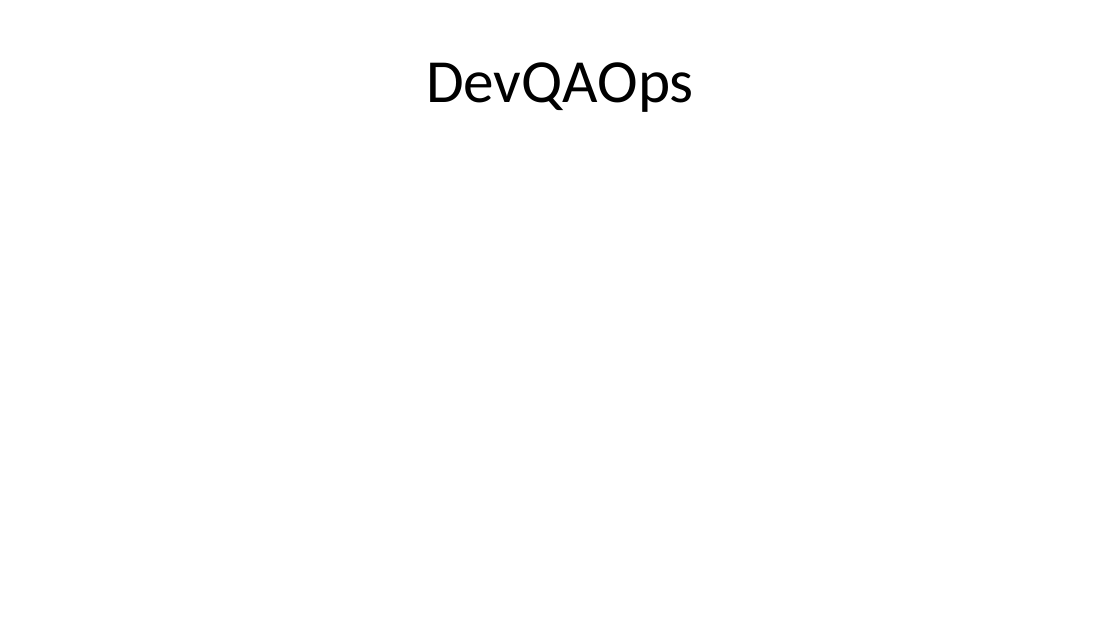
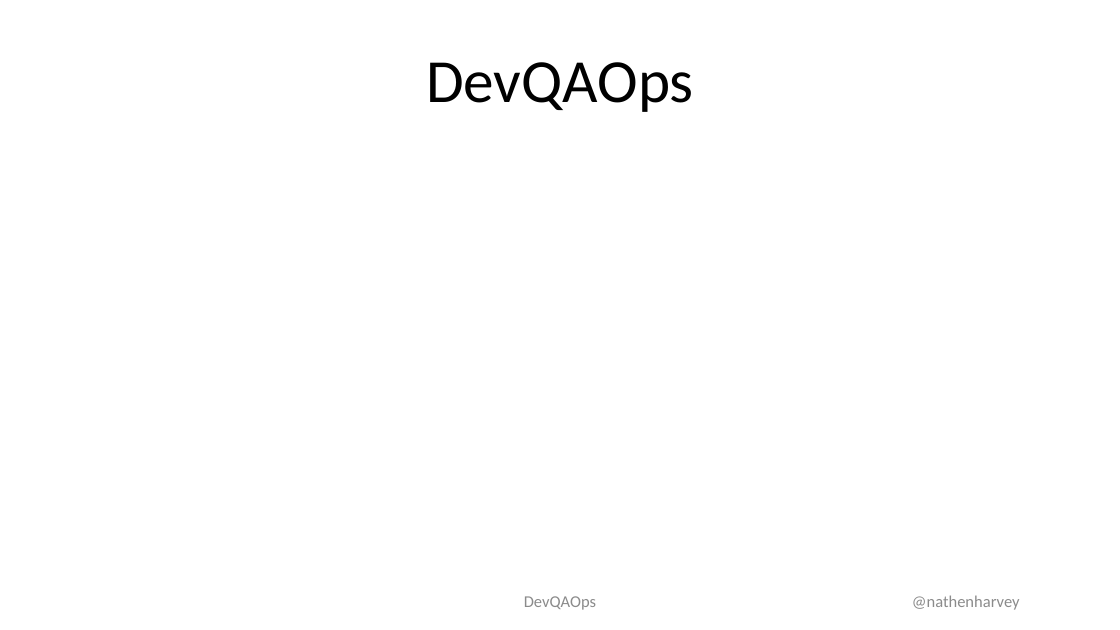
Before and after one commit to nathenharvey/devopsdays-austin-2016-presentations, a slide deck: slide 7 of Rugged Enterprise DevSecNetQAGovOps - Nathen Harvey - Ignite.pptx (slide 4 before the commit). Drawn at 1120x630 pixels with LibreOffice and Linux fonts; fonts in the diff are those of the drawing; background and template pictures are left out. Boxes give left, top, right and bottom in pixels: in the first picture for what was removed or moved away, otherwise in the second. Text is boxed around its words. In the diff, an @@ line names an element or a change of style, - is before the commit and + after.

```diff
--- a/Rugged Enterprise DevSecNetQAGovOps - Nathen Harvey - Ignite.pptx
+++ b/Rugged Enterprise DevSecNetQAGovOps - Nathen Harvey - Ignite.pptx
@@ text added at (x1=524, y1=596, x2=596, y2=610), 17 pt, text #8C8C8C @@
+DevQAOps
@@ text added at (x1=912, y1=595, x2=1020, y2=610), 17 pt, text #8C8C8C @@
+@nathenharvey
```
Also in this commit, not shown: 5 other slides changed, 13 slides added, 13 slides removed, 2 other files.
